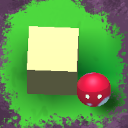
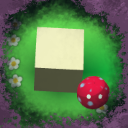
Revision of a layered 128x128 image; what changed, layer by layer:
added layer "bg" above "quad-screenshot.png #1" over [0, 0, 128, 128]
added layer "quad-screenshot.png #1" above "quad-screenshot.png" over [0, 0, 128, 128]
